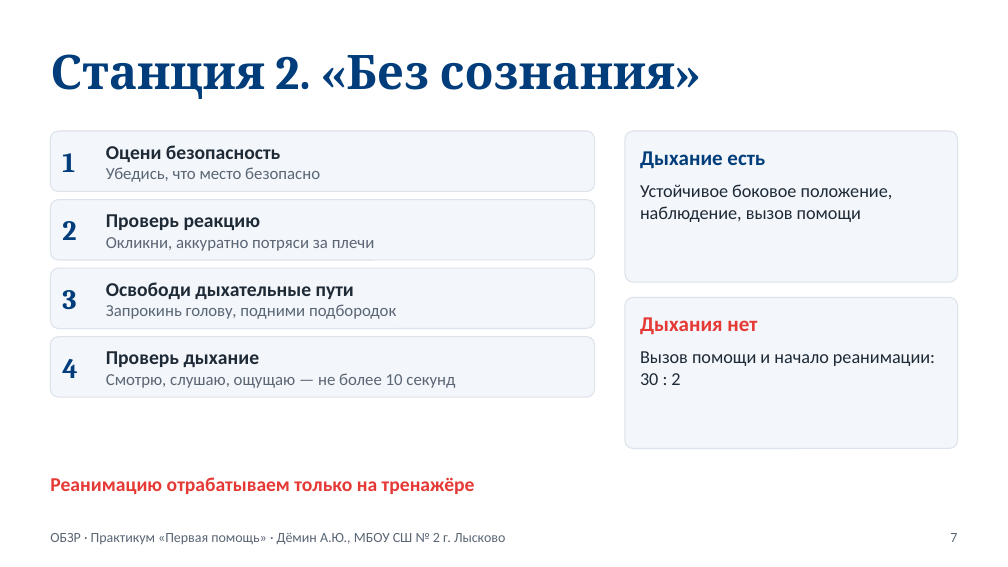
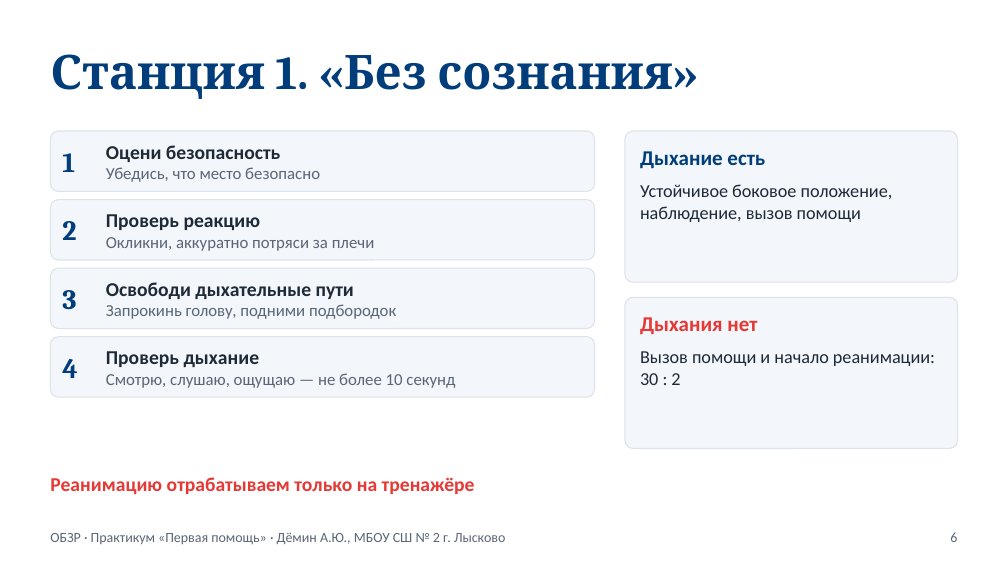
Before and after one commit to OBZR77/demin-obzr-site, a slide deck: slide 6 of files/prezentacii/nvp-8-pervaya-pomoshch-praktikum.pptx (slide 7 before the commit). Drawn at 1008x567 pixels with LibreOffice and Linux fonts; fonts in the diff are those of the drawing. Boxes give left, top, right and bottom in pixels: in the first picture for what was removed or moved away, otherwise in the second. Text is boxed around its words. In the diff, an @@ line names an element or a change of style, - is before the commit and + after.

```diff
--- a/files/prezentacii/nvp-8-pervaya-pomoshch-praktikum.pptx
+++ b/files/prezentacii/nvp-8-pervaya-pomoshch-praktikum.pptx
@@ text at bbox=[50, 54, 673, 99]: text changed @@
-Станция 2. «Без сознания»
+Станция 1. «Без сознания»
@@ text at bbox=[950, 532, 957, 542]: text changed @@
-7
+6
```
Also in this commit, not shown: 3 other slides changed, 5 other files.
